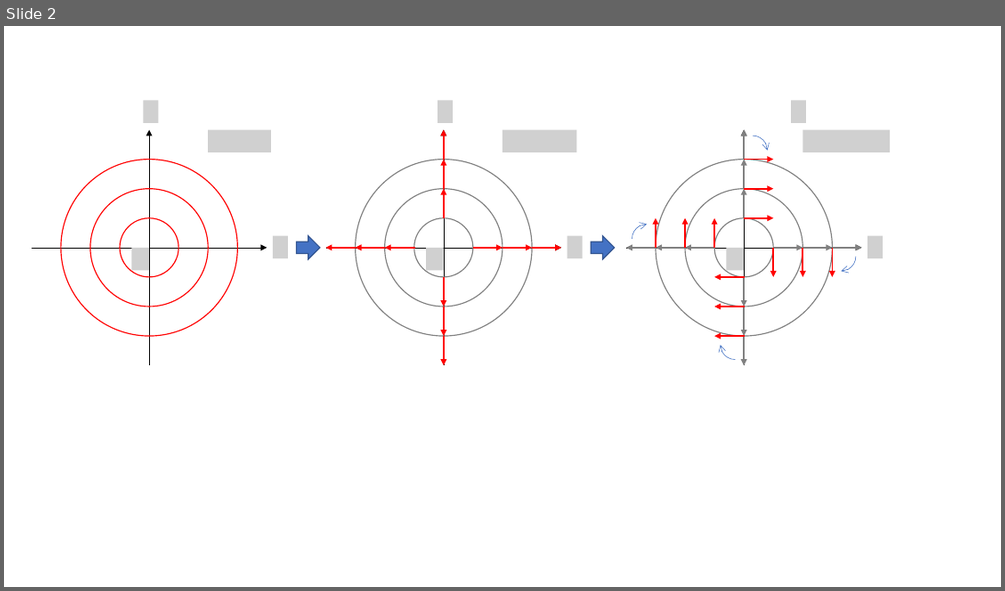
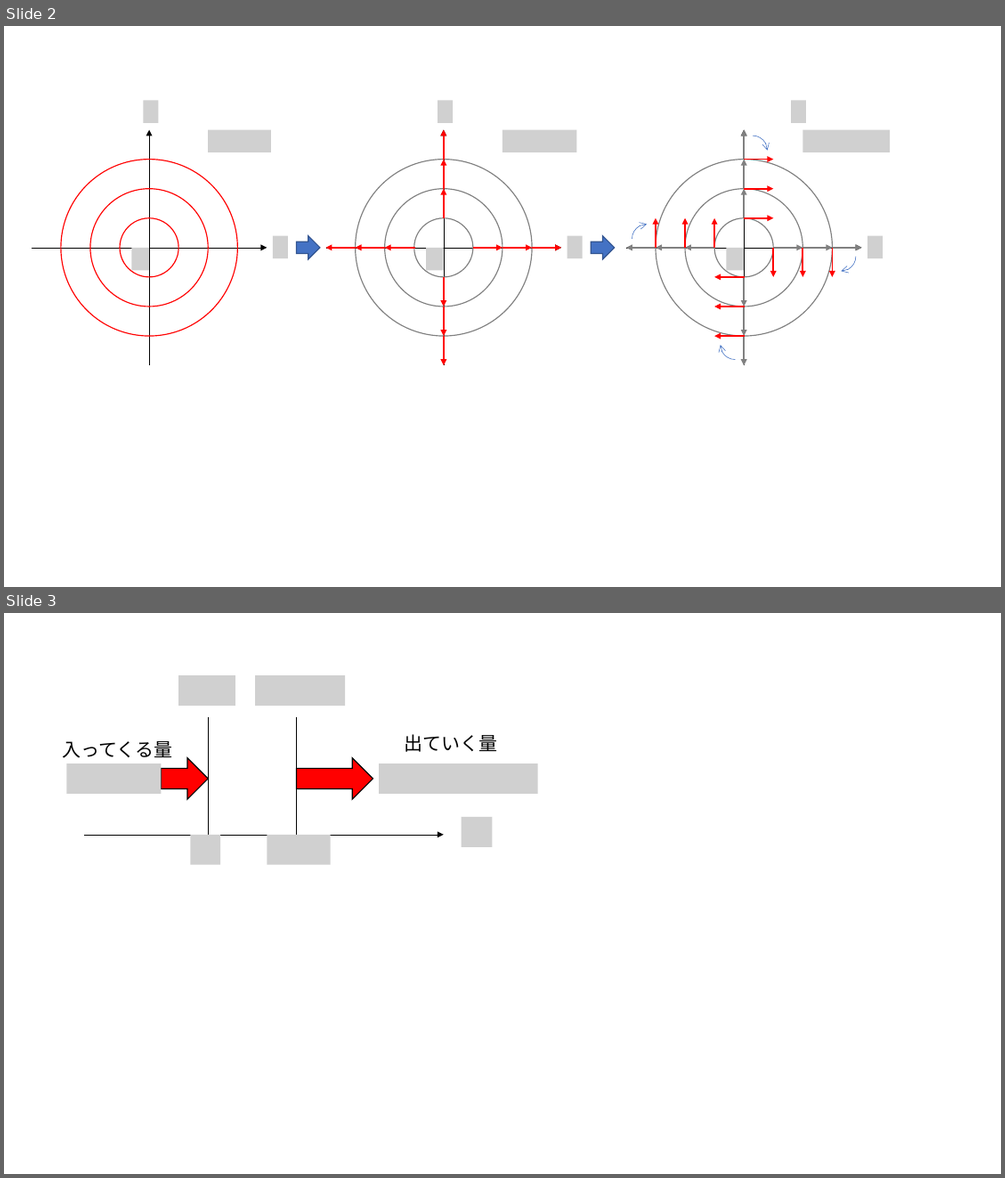
Before and after one commit to kaityo256/classical_mechanics, a slide deck: phasespace/fig/fig.pptx. Shown one above the other, each under a label of ours: slide 2 before the commit, slides 2 and 3 after it. The pictures are 1005x591 and 1005x1178 pixels, drawn with LibreOffice and Linux fonts; fonts in the diff are those of the drawing; grey boxes stand for pictures. Boxes give left, top, right and bottom in pixels: in the first picture for what was removed or moved away, otherwise in the second. Text is boxed around its words. In the diff, an @@ line names an element or a change of style, - is before the commit and + after.

```diff
--- a/phasespace/fig/fig.pptx
+++ b/phasespace/fig/fig.pptx
@@ slide 3 added at <box>4,613,1001,1174</box>, background #FFFFFF @@
@@ picture added at <box>179,676,235,706</box> @@
@@ picture added at <box>255,676,345,706</box> @@
@@ line added from (208, 717) to (208, 835), #000000 0.5 pt @@
@@ line added from (297, 717) to (297, 835), #000000 0.5 pt @@
@@ text added at <box>63,741,173,758</box>, 18 pt, text #000000 @@
+入ってくる量
@@ text added at <box>404,734,497,752</box>, 18 pt, text #000000 @@
+出ていく量
@@ picture added at <box>67,763,161,793</box> @@
@@ right arrow added at <box>161,758,208,799</box>, fill #FF0000, outline #000000 1 pt @@
@@ right arrow added at <box>297,758,372,799</box>, fill #FF0000, outline #000000 1 pt @@
@@ picture added at <box>379,763,538,793</box> @@
@@ picture added at <box>461,817,493,847</box> @@
@@ arrow added from (85, 835) to (444, 835), #000000 0.5 pt @@
@@ picture added at <box>190,835,220,864</box> @@
@@ picture added at <box>267,835,331,864</box> @@
```
Also in this commit, not shown: 1 slide changed, 1 other slide added, 6 other files.
